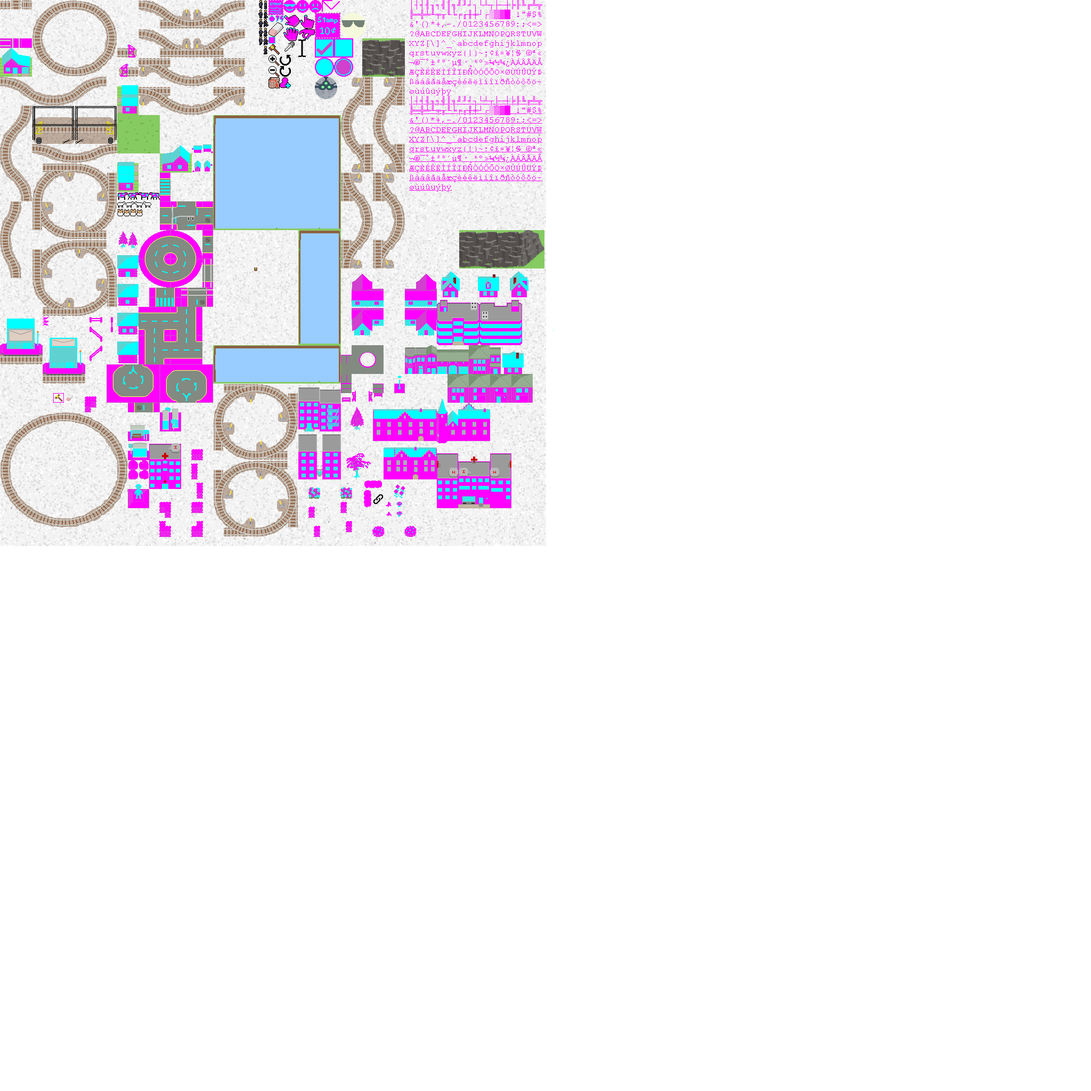
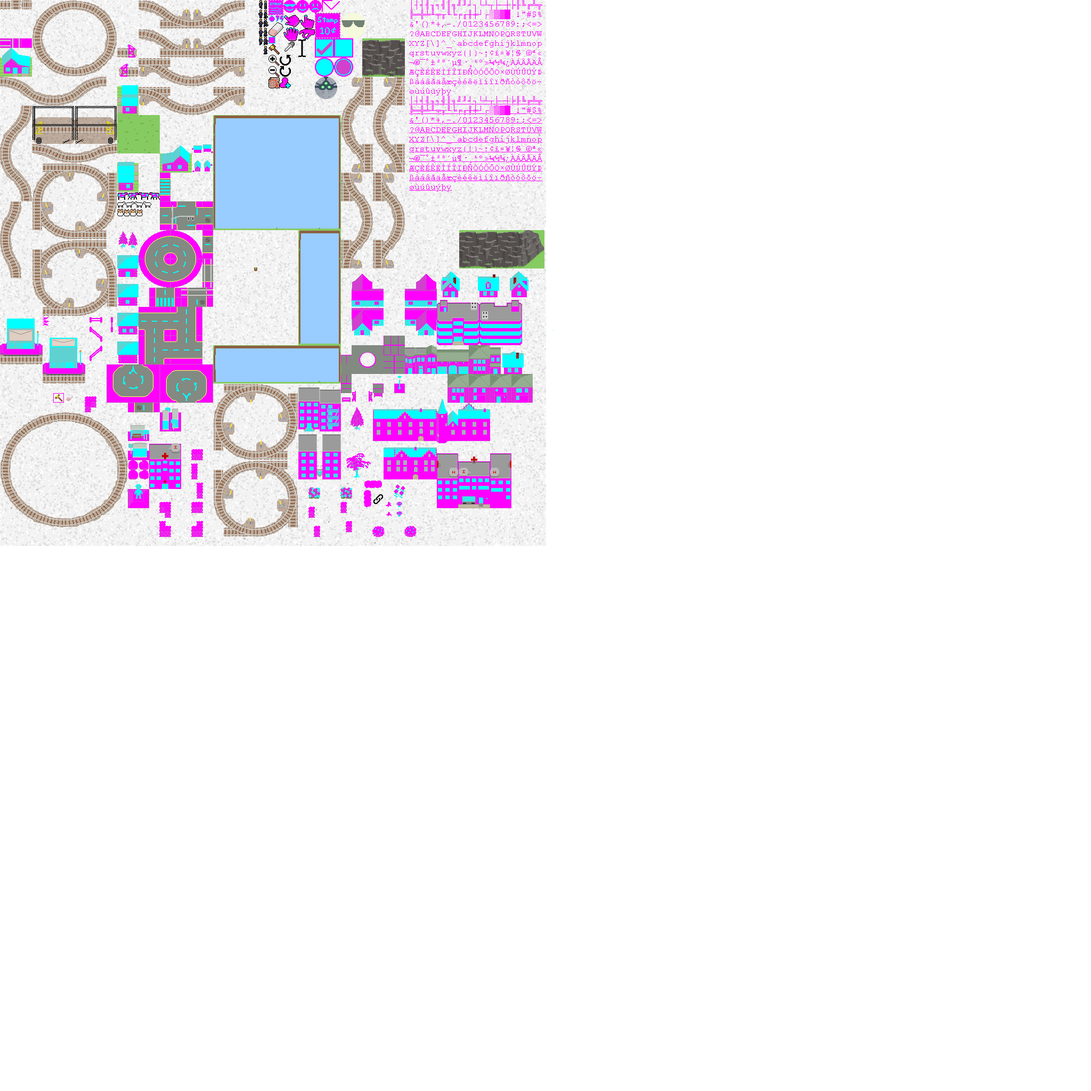
Layers edited between the first and the second 1091px x 1091px image:
painted on "Pasted Layer #3" over [383, 335, 406, 375]
